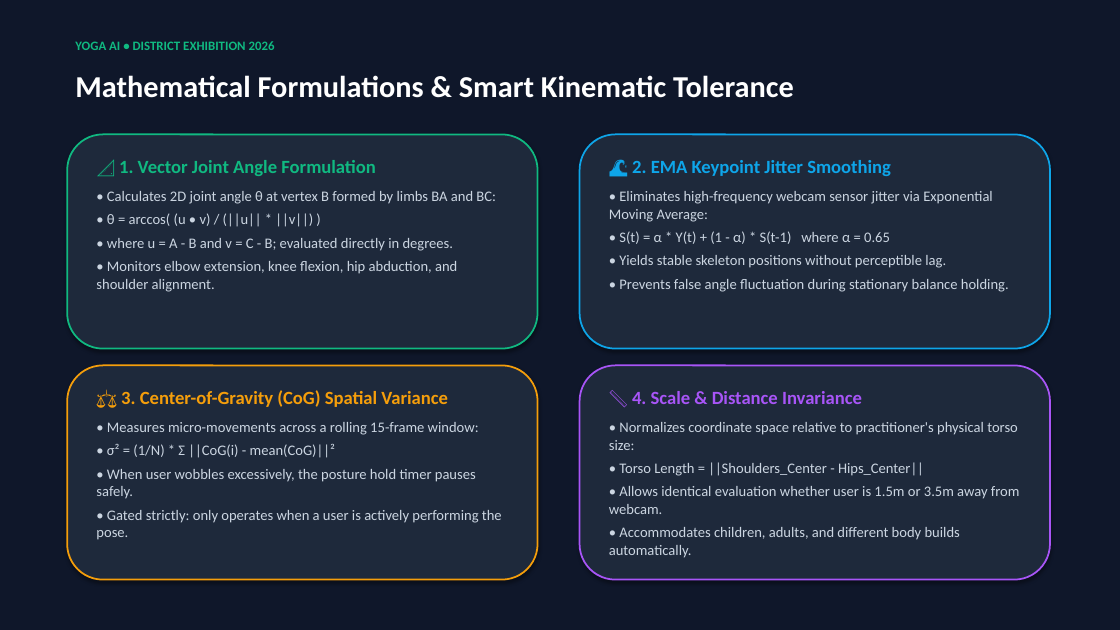
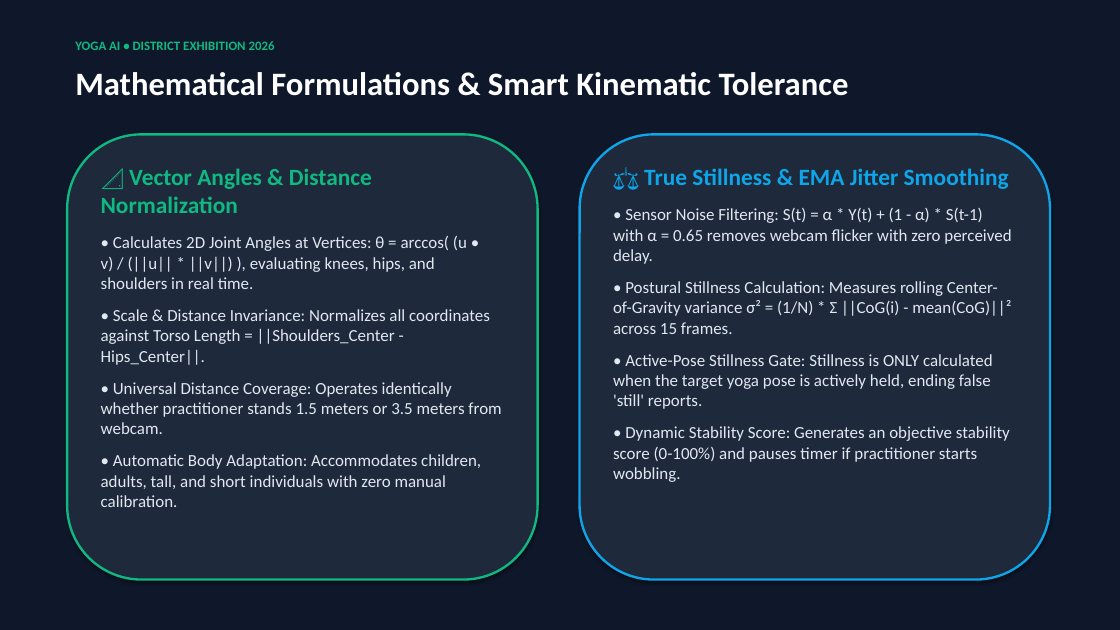
Before and after one commit to bhargav-maker/yoga-ai, a slide deck: slide 5 of Yoga_AI_Presentation.pptx. Drawn at 1120x630 pixels with LibreOffice and Linux fonts; fonts in the diff are those of the drawing. Boxes give left, top, right and bottom in pixels: in the first picture for what was removed or moved away, otherwise in the second. Text is boxed around its words. In the diff, an @@ line names an element or a change of style, - is before the commit and + after.

Commit message:
fix(presentation): remove FAQ, eliminate white scrollbar, enlarge card typography and ensure 100% visibility

```diff
--- a/Yoga_AI_Presentation.pptx
+++ b/Yoga_AI_Presentation.pptx
@@ text "Mathematical Formulations & Smart Kinematic ..." at <box>75,72,849,96</box>: size 26 to 28 pt @@
@@ rounded rectangle: place and size @@
-rounded rectangle at <box>67,134,538,349</box>
+rounded rectangle at <box>67,134,538,580</box>
@@ rounded rectangle at <box>67,134,538,580</box>: outline #10B981 1.5 pt to #10B981 2 pt @@
@@ rounded rectangle: place and size @@
-rounded rectangle at <box>580,134,1050,349</box>
+rounded rectangle at <box>580,134,1050,580</box>
@@ rounded rectangle at <box>580,134,1050,580</box>: outline #0EA5E9 1.5 pt to #0EA5E9 2 pt @@
@@ text at <box>101,168,501,507</box>: text changed; size 12.5 to 14.5 pt; text colour #CBD5E1 to #E2E8F0 @@
-📐 1. Vector Joint Angle Formulation
-• Calculates 2D joint angle θ at vertex B formed by limbs BA and BC:
-• θ = arccos( (u • v) / (||u|| * ||v||) )
-• where u = A - B and v = C - B; evaluated directly in degrees.
-• Monitors elbow extension, knee flexion, hip abduction, and shoulder alignment.
+📐 Vector Angles & Distance Normalization
+• Calculates 2D Joint Angles at Vertices: θ = arccos( (u • v) / (||u|| * ||v||) ), evaluating knees, hips, and shoulders in real time.
+• Scale & Distance Invariance: Normalizes all coordinates against Torso Length = ||Shoulders_Center - Hips_Center||.
+• Universal Distance Coverage: Operates identically whether practitioner stands 1.5 meters or 3.5 meters from webcam.
+• Automatic Body Adaptation: Accommodates children, adults, tall, and short individuals with zero manual calibration.
@@ text at <box>613,168,1011,482</box>: text changed; size 12.5 to 14.5 pt; text colour #CBD5E1 to #E2E8F0 @@
-🌊 2. EMA Keypoint Jitter Smoothing
-• Eliminates high-frequency webcam sensor jitter via Exponential Moving Average:
-• S(t) = α * Y(t) + (1 - α) * S(t-1) where α = 0.65
-• Yields stable skeleton positions without perceptible lag.
-• Prevents false angle fluctuation during stationary balance holding.
+⚖️ True Stillness & EMA Jitter Smoothing
+• Sensor Noise Filtering: S(t) = α * Y(t) + (1 - α) * S(t-1) with α = 0.65 removes webcam flicker with zero perceived delay.
+• Postural Stillness Calculation: Measures rolling Center-of-Gravity variance σ² = (1/N) * Σ ||CoG(i) - mean(CoG)||² across 15 frames.
+• Active-Pose Stillness Gate: Stillness is ONLY calculated when the target yoga pose is actively held, ending false 'still' reports.
+• Dynamic Stability Score: Generates an objective stability score (0-100%) and pauses timer if practitioner starts wobbling.
@@ rounded rectangle removed at <box>67,365,538,580</box> @@
@@ rounded rectangle removed at <box>580,365,1050,580</box> @@
@@ text removed at <box>96,390,502,540</box> @@
-⚖️ 3. Center-of-Gravity (CoG) Spatial Variance
-• Measures micro-movements across a rolling 15-frame window:
-• σ² = (1/N) * Σ ||CoG(i) - mean(CoG)||²
-• When user wobbles excessively, the posture hold timer pauses safely.
-• Gated strictly: only operates when a user is actively performing the pose.
@@ text removed at <box>609,391,1020,558</box> @@
-📏 4. Scale & Distance Invariance
-• Normalizes coordinate space relative to practitioner's physical torso size:
-• Torso Length = ||Shoulders_Center - Hips_Center||
-• Allows identical evaluation whether user is 1.5m or 3.5m away from webcam.
-• Accommodates children, adults, and different body builds automatically.
```
Also in this commit, not shown: 9 other slides changed, 2 other files.
